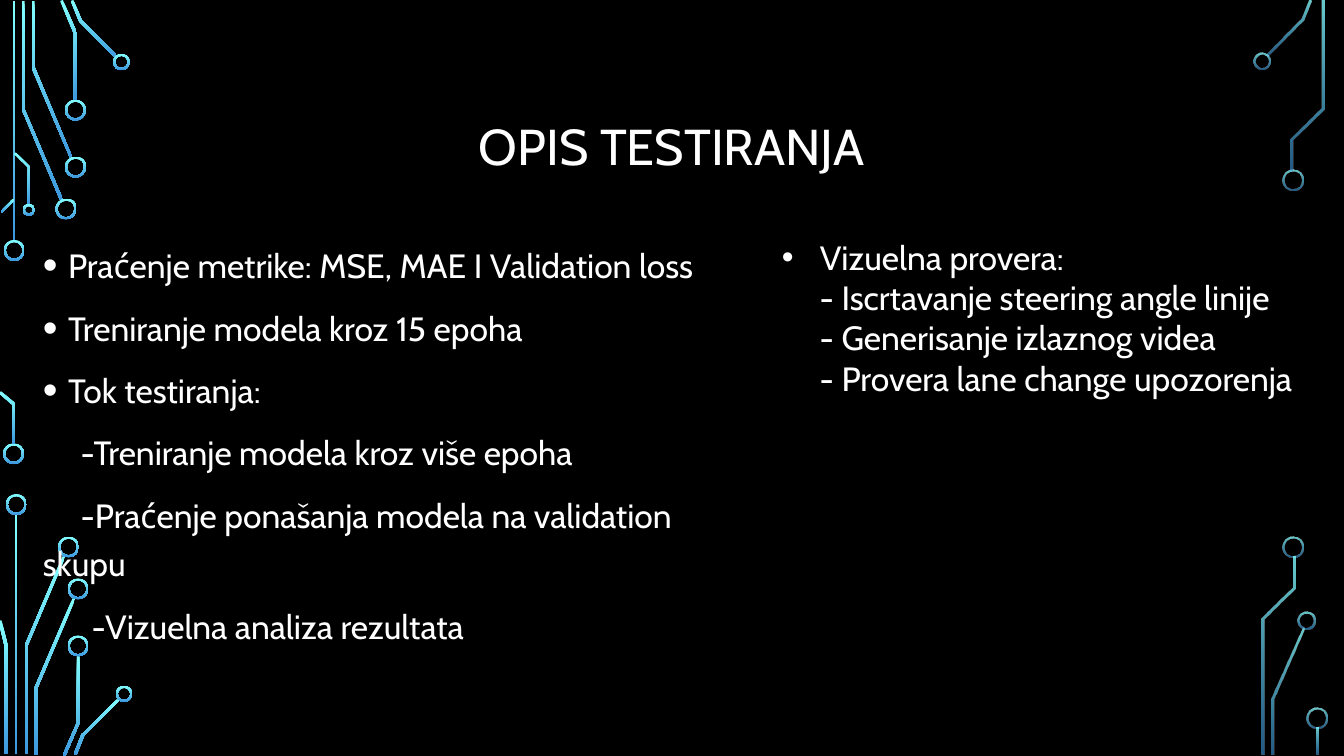
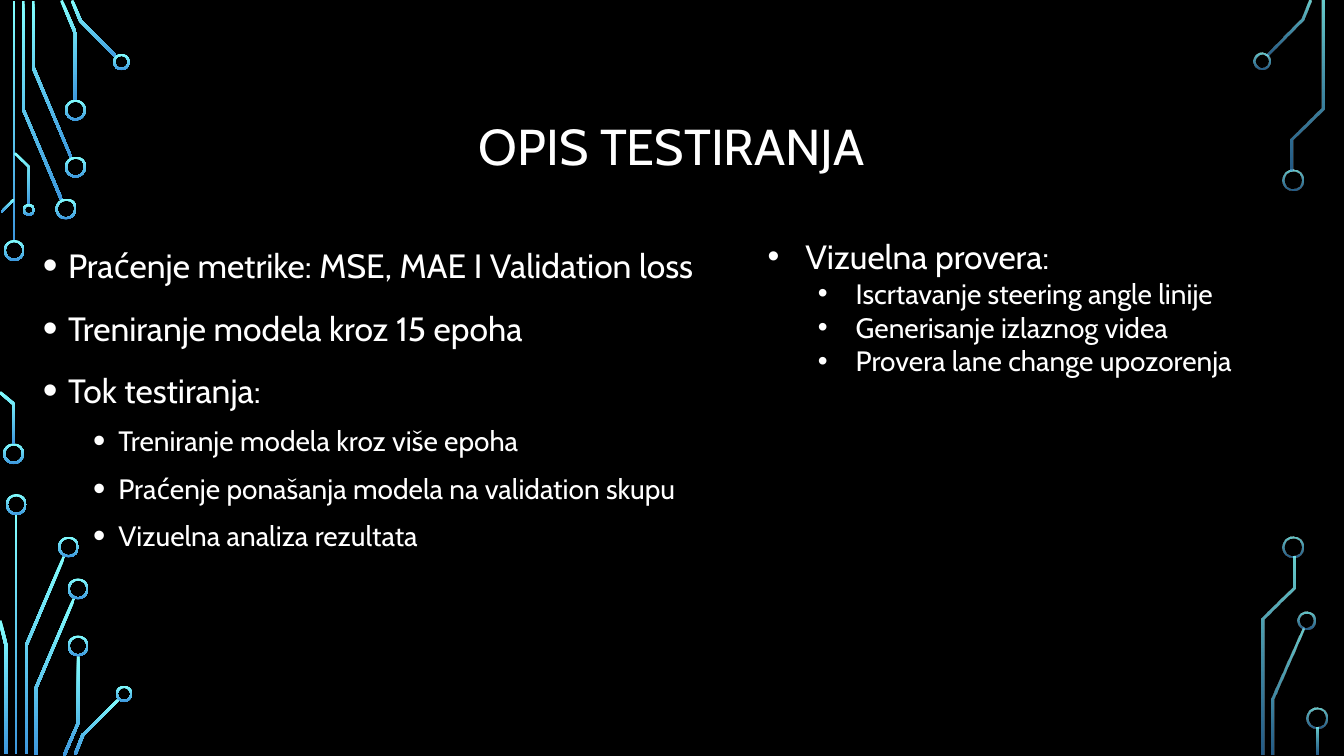
Before and after one commit to jglintic/duboko_ucenje, a slide deck: slide 15 of dubuko_ucenje_projekat_ppt.pptx. Drawn at 1344x756 pixels with LibreOffice and Linux fonts; fonts in the diff are those of the drawing; background and template pictures are left out. Boxes give left, top, right and bottom in pixels: in the first picture for what was removed or moved away, otherwise in the second. Text is boxed around its words. In the diff, an @@ line names an element or a change of style, - is before the commit and + after.

```diff
--- a/dubuko_ucenje_projekat_ppt.pptx
+++ b/dubuko_ucenje_projekat_ppt.pptx
@@ text "Vizuelna provera:": place and size @@
-text "Vizuelna provera:" at box(820, 244, 1292, 399)
+text "Vizuelna provera:" at box(805, 243, 1232, 378)
@@ text at box(856, 283, 1232, 378): text changed; size 24 to 20 pt @@
-- Iscrtavanje steering angle linije
-- Generisanje izlaznog videa
-- Provera lane change upozorenja
+  • Iscrtavanje steering angle linije
+  • Generisanje izlaznog videa
+  • Provera lane change upozorenja
@@ text at box(118, 430, 675, 547): text changed; size 24 to 20 pt @@
--Treniranje modela kroz više epoha
--Praćenje ponašanja modela na validation skupu
--Vizuelna analiza rezultata
+  • Treniranje modela kroz više epoha
+  • Praćenje ponašanja modela na validation skupu
+  • Vizuelna analiza rezultata
```
Also in this commit, not shown: 13 other slides changed, 1 slide added, 1 slide removed.
